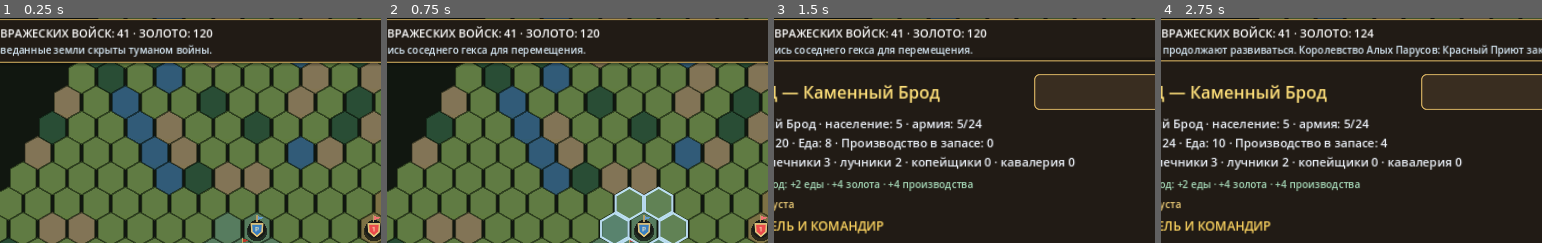
Above: before the commit, frames 1-4 (left to right).
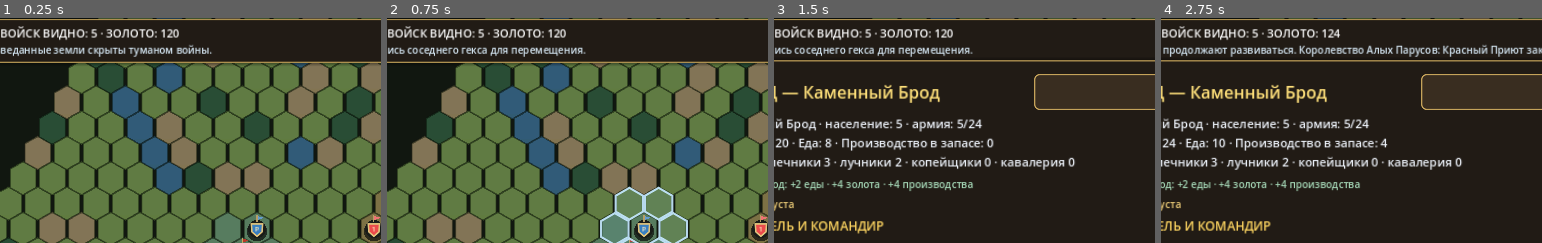
Above: after the commit, the same moments.

Repository: ilonadanelan1-code/-Project-Ember
Game: Godot game, scene res://scenes/strategy_map.tscn
Same seed, same stepped clock (60 frames per second), same inputs: the game is played once before the commit and once after it.
Inputs:
- Up to frame 1 (0.25 s): no input
- Up to frame 2 (0.75 s): click "АРМИЯ" at 0.5 s
- Up to frame 3 (1.5 s): click "ГОРОД" at 1.25 s
- Up to frame 4 (2.75 s): click "ХОД" at 2 s
The pictures show only the part of the screen within x 16-66%, y 3-53%; the shares and areas given below are measured in that part.

The runs differ from the first frame. In frame 1, 1.6% of the frame differs, in the area x 2-56%, y 3-10%; in frame 2, 1.6%; in frame 3, 1.6%; in frame 4, 1.6%.

Commit message:
Respect fog of war in strategic intelligence UI

Diff:
--- a/project_ember/scripts/strategy_map.gd
+++ b/project_ember/scripts/strategy_map.gd
@@ -554,18 +554,36 @@
 		var kingdom: Dictionary = CampaignState.kingdoms[index]
 		var cities: Array = kingdom.get("cities", [])
 		var army: Array = kingdom.get("army", [])
+		var known_city_count := 0
+		for city_data in cities:
+			var city_cell := WorldGeneratorScript.array_to_cell(city_data.get("cell", []))
+			if CampaignState.is_cell_explored(city_cell):
+				known_city_count += 1
+		var capital_cell := WorldGeneratorScript.array_to_cell(kingdom.get("capital_cell", []))
+		var capital_known := CampaignState.is_cell_explored(capital_cell)
+		var army_cell := WorldGeneratorScript.array_to_cell(kingdom.get("army_cell", []))
+		var army_visible := not army.is_empty() and CampaignState.is_cell_visible(army_cell)
+		var has_intel := capital_known or known_city_count > 0 or army_visible
 		var label := Label.new()
 		label.autowrap_mode = TextServer.AUTOWRAP_WORD_SMART
 		label.add_theme_font_size_override("font_size", UiThemeScript.font_size(13))
 		label.add_theme_color_override("font_color", _kingdom_color(index))
-		label.text = "%d. %s — %s\nГородов: %d · Войск: %d\n%s" % [
-			index + 1,
-			str(kingdom.get("name", "Королевство")),
-			str(kingdom.get("ruler", "Правитель")),
-			cities.size(),
-			army.size(),
-			str(kingdom.get("last_action", "Развивается")),
-		]
+		if not has_intel:
+			label.text = "%d. %s\nТерритория не разведана · Нет данных" % [
+				index + 1,
+				str(kingdom.get("name", "Неизвестная держава")),
+			]
+		else:
+			var army_status := str(army.size()) if army_visible else "Не наблюдается"
+			var latest_intel := str(kingdom.get("last_action", "Развивается")) if capital_known and CampaignState.is_cell_visible(capital_cell) else "Последние сведения устарели"
+			label.text = "%d. %s — %s\nИзвестных городов: %d · Войск видно: %s\n%s" % [
+				index + 1,
+				str(kingdom.get("name", "Королевство")),
+				str(kingdom.get("ruler", "Правитель")) if capital_known else "Правитель неизвестен",
+				known_city_count,
+				army_status,
+				latest_intel,
+			]
 		_kingdoms_list.add_child(label)
 		_kingdoms_list.add_child(HSeparator.new())
 
@@ -1179,10 +1197,10 @@
 func _refresh_ui() -> void:
 	if not is_instance_valid(_status_label):
 		return
-	_status_label.text = "ХОД %d · ДЕРЖАВ: %d · ВРАЖЕСКИХ ВОЙСК: %d · ЗОЛОТО: %d" % [
+	_status_label.text = "ХОД %d · ДЕРЖАВ: %d · ВОЙСК ВИДНО: %d · ЗОЛОТО: %d" % [
 		CampaignState.turn_number,
 		CampaignState.kingdoms.size(),
-		CampaignState.get_total_enemy_units(),
+		_get_visible_enemy_unit_count(),
 		CampaignState.city_gold,
 	]
 	_message_label.text = _message_text
@@ -1204,6 +1222,16 @@
 		_refresh_kingdoms_panel()
 
 
+func _get_visible_enemy_unit_count() -> int:
+	var total := 0
+	for kingdom in CampaignState.kingdoms:
+		var army: Array = kingdom.get("army", [])
+		var army_cell := WorldGeneratorScript.array_to_cell(kingdom.get("army_cell", []))
+		if not army.is_empty() and CampaignState.is_cell_visible(army_cell):
+			total += army.size()
+	return total
+
+
 func _is_traversable(cell: Vector2i) -> bool:
 	return WorldGeneratorScript.is_inside_world(cell) and CampaignState.get_world_terrain(cell) != "water"
 
